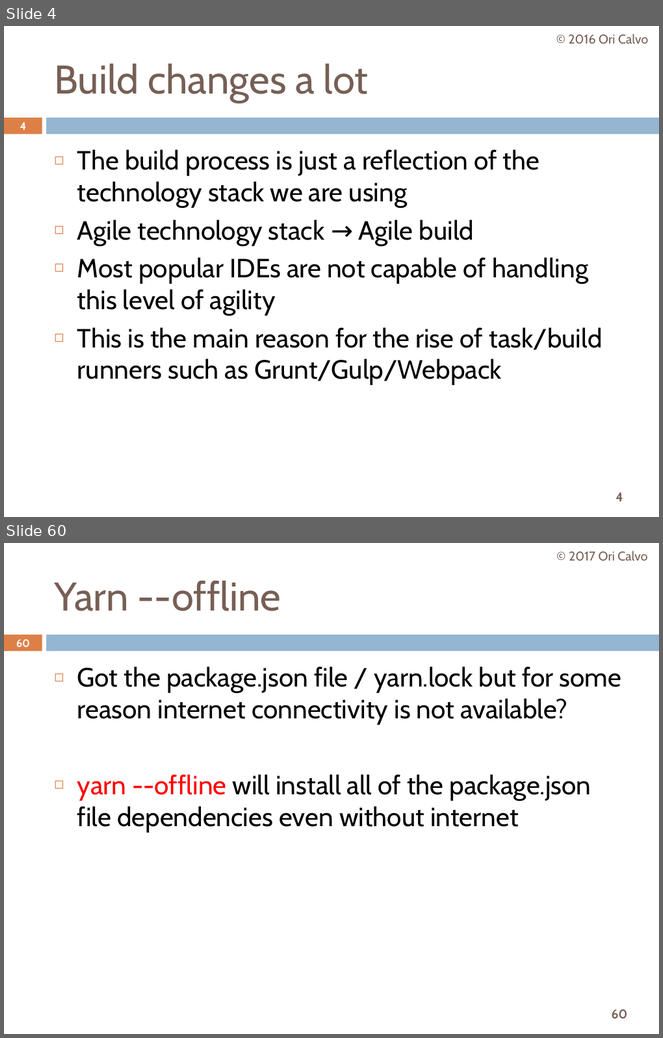
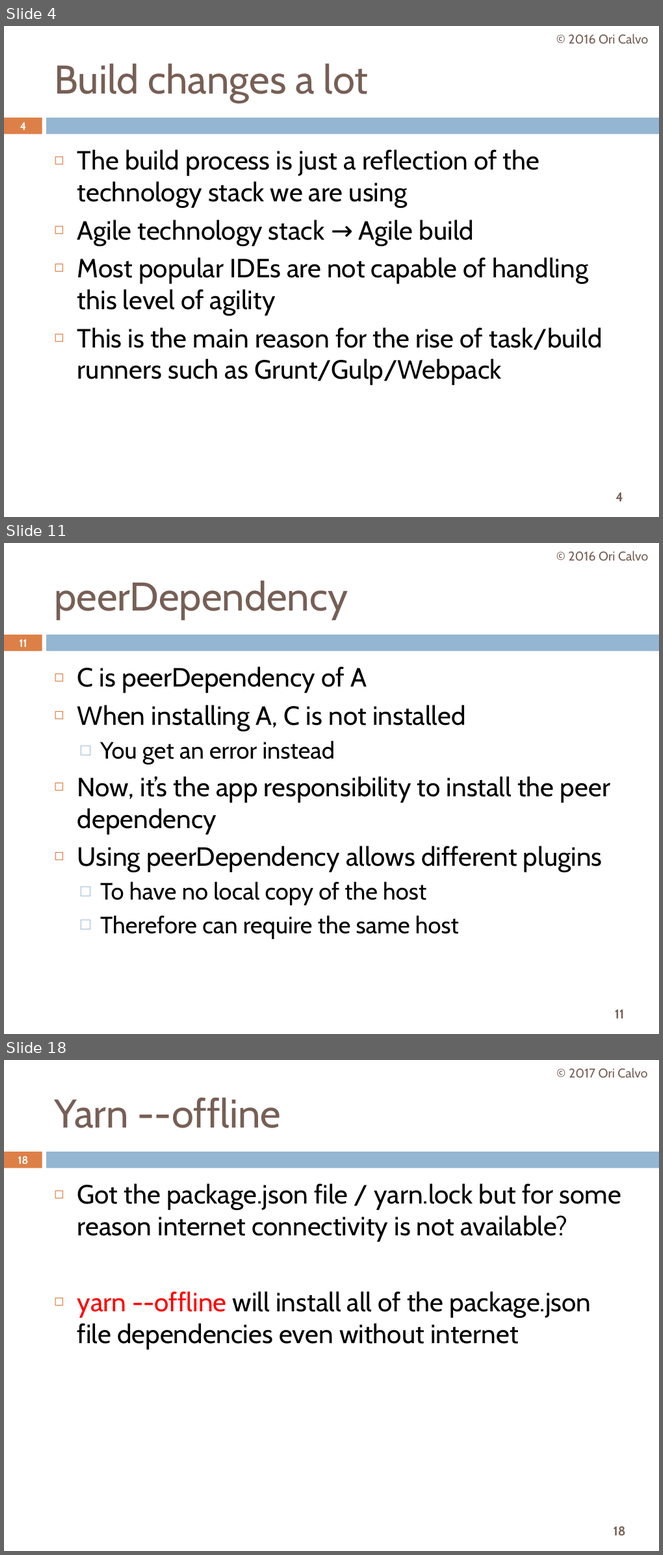
Before and after one commit to oricalvo/course-angular, a slide deck: PPTs/01 Build & Setup.pptx. Shown one above the other, each under a label of ours: slides 4 and 60 before the commit, slides 4, 11 and 18 after it; the slides between them are not shown. The pictures are 663x1038 and 663x1555 pixels, drawn with LibreOffice and Linux fonts; fonts in the diff are those of the drawing. Boxes give left, top, right and bottom in pixels: in the first picture for what was removed or moved away, otherwise in the second. Text is boxed around its words. In the diff, an @@ line names an element or a change of style, - is before the commit and + after.

```diff
--- a/PPTs/01 Build & Setup.pptx
+++ b/PPTs/01 Build & Setup.pptx
@@ slide 11 added at [4, 543, 659, 1034], background #FFFFFF; not listed: 3 template elements that a slide beside it also shows @@
@@ text added at [568, 551, 648, 561], 14 pt, text #775F55 @@
+© 2016 Ori Calvo
@@ title added at [54, 581, 348, 620], 44 pt, text #775F55 @@
+peerDependency
@@ page number added at [19, 639, 27, 647], 11.9 pt, text #FFFFFF, bold @@
+11
@@ text added at [77, 667, 610, 939], 29 pt, text #000000 @@
+◻ C is peerDependency of A
+◻ When installing A, C is not installed
+  □ You get an error instead
+◻ Now, it’s the app responsibility to install the peer dependency
+◻ Using peerDependency allows different plugins
+  □ To have no local copy of the host
+  □ Therefore can require the same host
@@ what was slide 60 is now slide 18 @@
@@ page number at [18, 1156, 28, 1164]: text changed @@
-60
+18
@@ page number at [614, 1527, 626, 1536]: text changed @@
-60
+18
```
Also in this commit, not shown: 17 slides changed, 3 other slides added, 12 slides removed, 17 other files.
